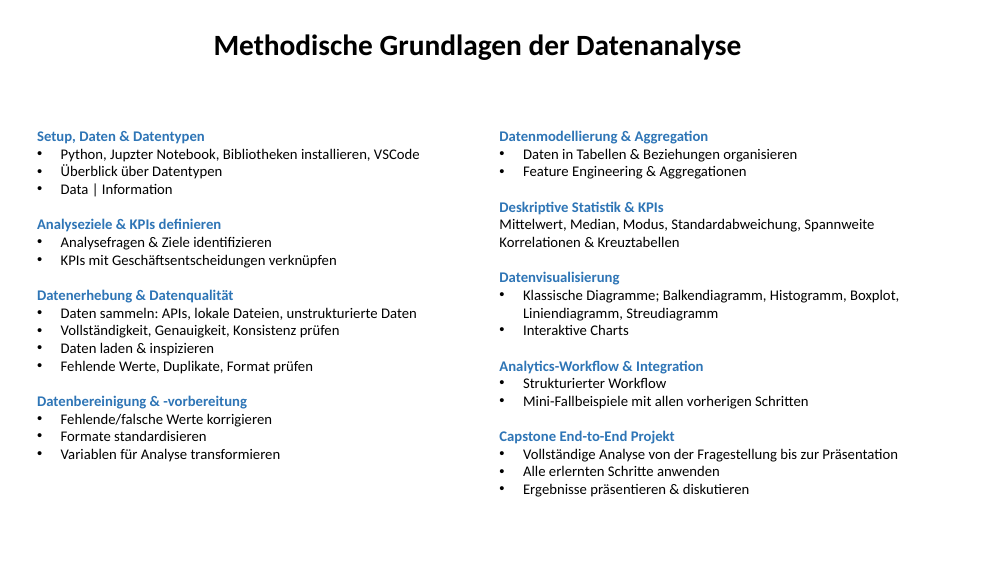
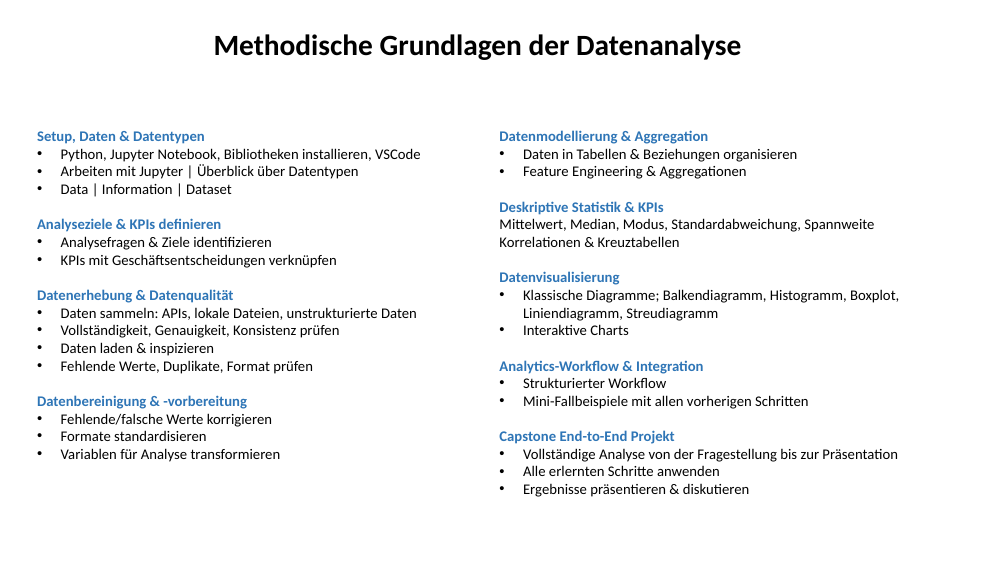
Before and after one commit to alidxmt/data-analysis-course, a slide deck: slide 3 of setup-de/Datenanalyse.pptx. Drawn at 1008x567 pixels with LibreOffice and Linux fonts; fonts in the diff are those of the drawing. Boxes give left, top, right and bottom in pixels: in the first picture for what was removed or moved away, otherwise in the second. Text is boxed around its words. In the diff, an @@ line names an element or a change of style, - is before the commit and + after.

```diff
--- a/setup-de/Datenanalyse.pptx
+++ b/setup-de/Datenanalyse.pptx
@@ text at box(61, 148, 421, 194): text changed @@
-• Python, Jupzter Notebook, Bibliotheken installieren, VSCode
-• Überblick über Datentypen
-• Data | Information
+• Python, Jupyter Notebook, Bibliotheken installieren, VSCode
+• Arbeiten mit Jupyter | Überblick über Datentypen
+• Data | Information | Dataset
```
Also in this commit, not shown: 1 other file.
